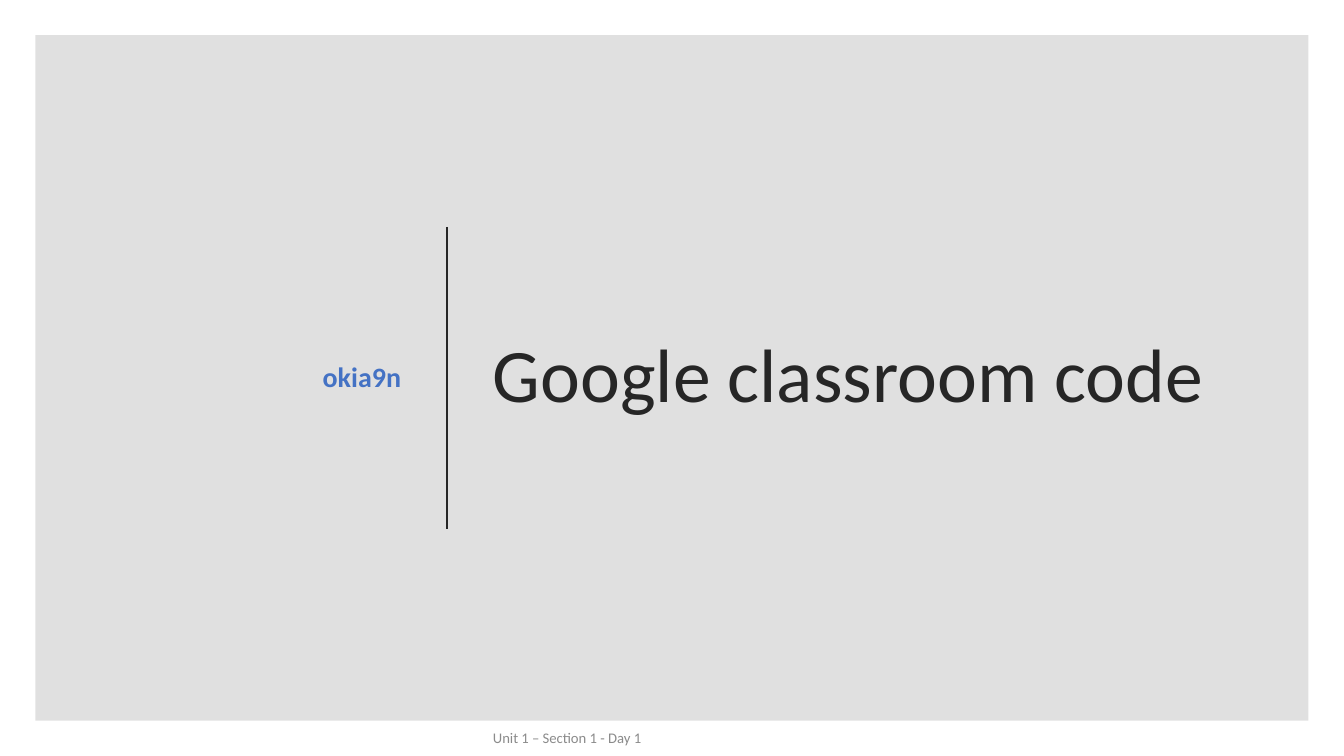
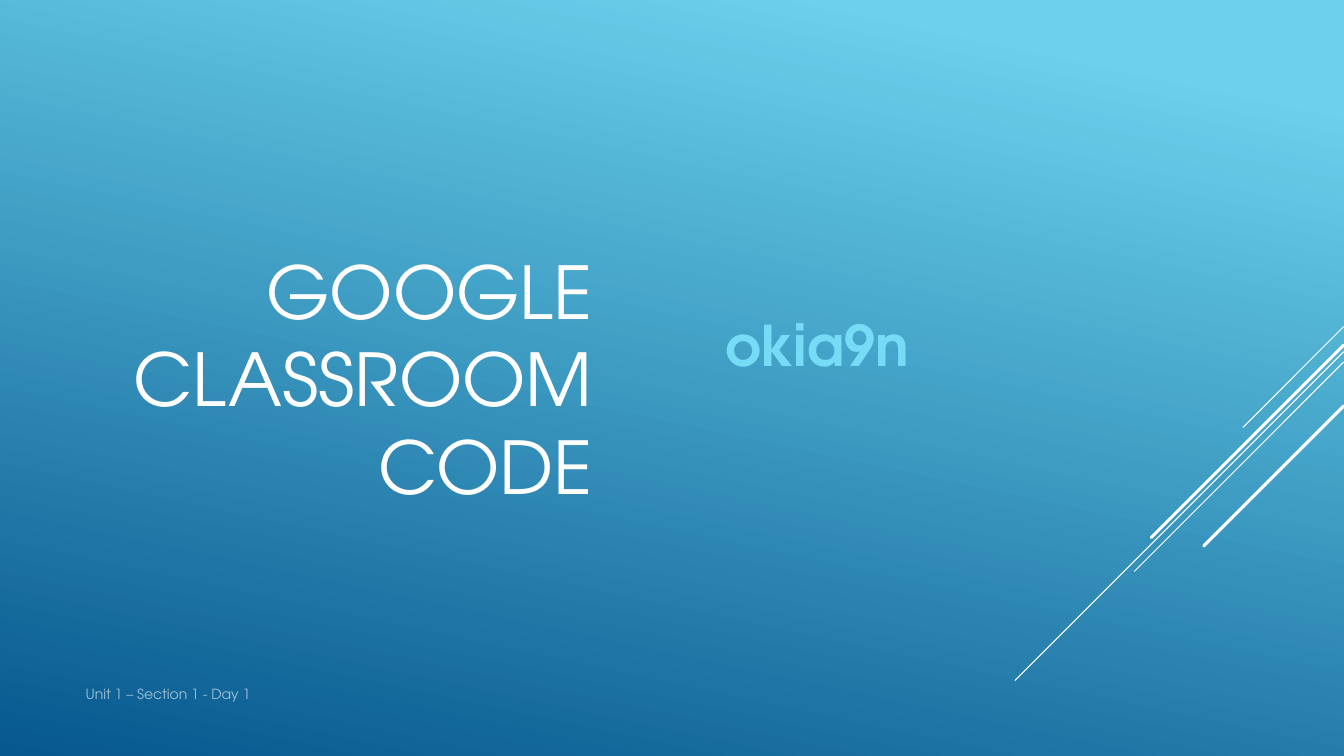
Before and after one commit to nickvertucci/Technology-Education-Curriculum, a slide deck: slide 2 of High School/Design and Drawing for Production/Unit 3 - Introduction to Lettering/Section 1 - What is Lettering/Assets/Unit 3 - Section 1 - What is Lettering.pptx. Drawn at 1344x756 pixels with LibreOffice and Linux fonts; fonts in the diff are those of the drawing. Boxes give left, top, right and bottom in pixels: in the first picture for what was removed or moved away, otherwise in the second. Text is boxed around its words. In the diff, an @@ line names an element or a change of style, - is before the commit and + after.

```diff
--- a/High School/Design and Drawing for Production/Unit 3 - Introduction to Lettering/Section 1 - What is Lettering/Assets/Unit 3 - Section 1 - What is Lettering.pptx
+++ b/High School/Design and Drawing for Production/Unit 3 - Introduction to Lettering/Section 1 - What is Lettering/Assets/Unit 3 - Section 1 - What is Lettering.pptx
@@ background #FFFFFF to gradient #6ED2EB to #06588E @@
@@ rectangle removed at box(35, 35, 1309, 721) @@
@@ text "okia9n": place and size @@
-text "okia9n" at box(323, 367, 401, 387)
+text "okia9n" at box(726, 323, 909, 366)
@@ text "okia9n" at box(726, 323, 909, 366): size 20 to 40 pt, font Calibri to TeX Gyre Adventor, text colour #4472C4 to #76DBF4; alignment right to left; line spacing 0.9 to 1; more space between paragraphs @@
@@ line removed from (448, 227) to (448, 529) @@
@@ title at box(133, 264, 593, 495): text changed; size 54 to 52 pt; font Calibri to TeX Gyre Adventor; text colour #262626 to #FFFFFF @@
-Google classroom code
+GOOGLE CLASSROOM CODE
@@ group added at box(1015, 327, 1344, 681): 5 lines @@
@@ text "Unit 1 – Section 1 ...": place and size @@
-text "Unit 1 – Section 1 ..." at box(493, 733, 641, 745)
+text "Unit 1 – Section 1 ..." at box(86, 688, 251, 702)
@@ text "Unit 1 – Section 1 ..." at box(86, 688, 251, 702): size 10.5 to 10 pt, font Calibri to TeX Gyre Adventor, text colour #8C8C8C to #FFFFFF at 60% opacity; vertical alignment middle to top @@
```
Also in this commit, not shown: 22 other slides changed, 3 slides added.
